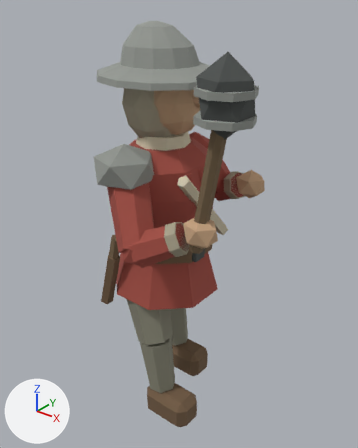
The glTF model assets/3d/models/units/commander_captain.glb, before and after one commit.
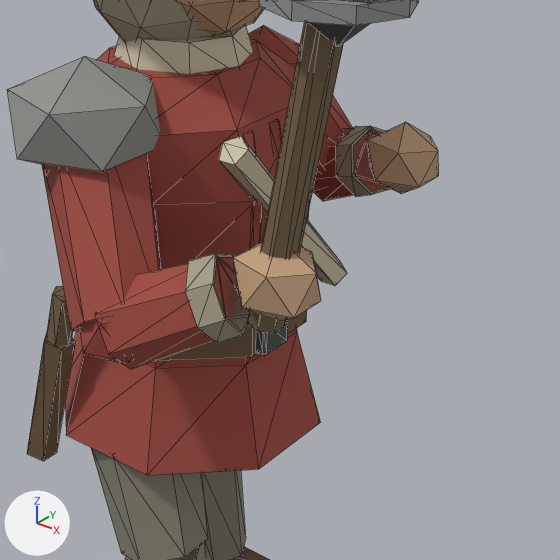
Old and new are each drawn whole from a 50 mm lens placed at (1.354, -1.586, 1.968), pointed at (0.086, -0.001, 0.985) and again close up on the part from 25% to 87% of the width and 27% to 77% of the height. The lights are fixed; the arrows at lower left show +X, +Y and +Z. The last two pictures show the newer version. The close-ups show mesh edges as thin lines. Vertices at exactly the same position are counted once.

Before the edit, the objects in view are built like this:
```python
me_captain_kettle_crown = bpy.data.meshes.new('Captain_kettle_crown')
me_captain_kettle_crown.from_pydata(...)  # 128 vertices, 236 faces; spans x -0.292..0.575, y -0.359..0.257, z 1.2..1.834
me_captain_kettle_crown.materials.append(mat_steel)  # grey #a8aca6
me_captain_padded_jack = bpy.data.meshes.new('Captain_padded_jack')
me_captain_padded_jack.from_pydata(...)  # 216 vertices, 368 faces; spans x -0.245..0.347, y -0.411..0.407, z 0.65..1.35
me_captain_padded_jack.materials.append(mat_team_cloth)  # red #a24d42
me_cone_799 = bpy.data.meshes.new('Cone.799')
me_cone_799.from_pydata(...)  # 70 vertices, 128 faces; spans x -0.173..0.35, y -0.342..0.374, z 1.026..1.71
me_cone_799.materials.append(mat_padded_linen)  # beige #aaa28b
ob_commander_captain_padded_linen = bpy.data.objects.new('commander_captain_padded_linen', me_cone_799)
ob_commander_captain_padded_linen.location = (0.0, 0.0, 0.0)
ob_commander_captain_steel = bpy.data.objects.new('commander_captain_steel', me_captain_kettle_crown)
ob_commander_captain_steel.location = (0.0, 0.0, 0.0)
ob_commander_captain_team_cloth = bpy.data.objects.new('commander_captain_team_cloth', me_captain_padded_jack)
ob_commander_captain_team_cloth.location = (0.0, 0.0, 0.0)
# also in view: 'commander_captain_oak_dark' at (0.186, -0.24, 1.25); 'commander_captain_linen' at (0.063, 0.002, 1.161); 'commander_captain_skin' at (0.199, 0.02, 1.382); 'commander_captain_hose' at (0.0, -0.001, 0.417); 'commander_captain_leather' at (0.026, 0.016, 0.465)
```
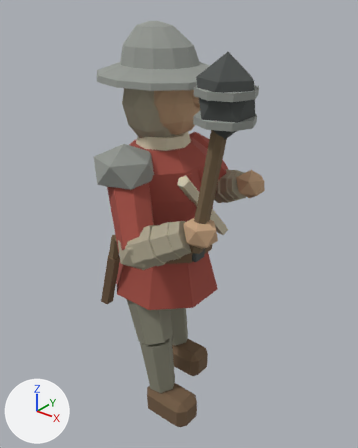
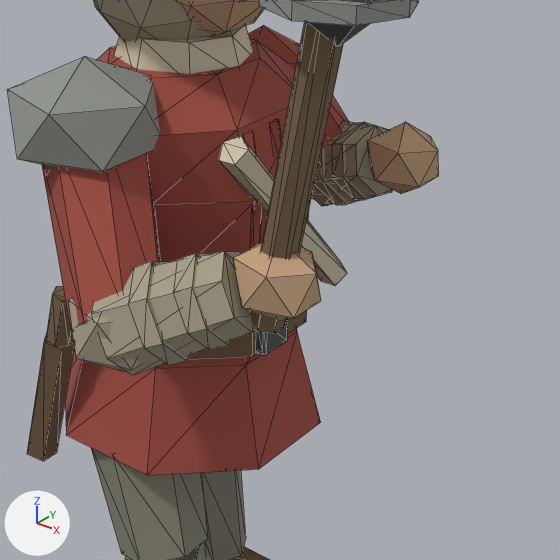
Scene script edits in JSON lines:
```json
{"block": "me_cone_799", "where": "# used by ob_commander_captain_padded_linen; location = (0.0, 0.0, 0.0)"}
{"op": "remove", "block": "me_cone_799", "code": "me_cone_799.from_pydata(...)  # 70 vertices, 128 faces; spans x -0.173..0.35, y -0.342..0.374, z 1.026..1.71"}
{"op": "add", "block": "me_cone_799", "code": "me_cone_799.from_pydata(...)  # 150 vertices, 264 faces; spans x -0.173..0.363, y -0.415..0.417, z 0.932..1.71"}
{"block": "me_cone_799", "change": "me_cone_799 part 1: a new loose piece, an icosphere of 20 faces spanning x 0.07..0.23, y -0.415..-0.265, z 0.932..1.108, in mat_padded_linen (beige #aaa28b)"}
{"block": "me_cone_799", "change": "me_cone_799 part 2: the loose piece of 14 vertices spanning x 0.242..0.35, y -0.342..-0.206, z 1.026..1.16 is rebuilt with 14 vertices and now spans x 0.225..0.331, y -0.354..-0.208, z 1.014..1.157"}
{"block": "me_cone_799", "change": "me_cone_799 part 3: the loose piece of 14 vertices spanning x 0.143..0.242, y 0.237..0.374, z 1.04..1.175 is rebuilt with 14 vertices and now spans x 0.138..0.232, y 0.232..0.381, z 1.033..1.178"}
{"block": "me_cone_799", "change": "me_cone_799 part 4: a new loose piece of 14 vertices spanning x 0.105..0.363, y -0.412..-0.201, z 0.951..1.166, in mat_padded_linen (beige #aaa28b)"}
{"block": "me_cone_799", "change": "me_cone_799 part 5: a new loose piece of 14 vertices spanning x 0.16..0.274, y -0.387..-0.227, z 0.978..1.135, in mat_padded_linen (beige #aaa28b)"}
{"block": "me_cone_799", "change": "me_cone_799 part 6: a new loose piece of 14 vertices spanning x 0.043..0.255, y 0.233..0.417, z 0.989..1.18, in mat_padded_linen (beige #aaa28b)"}
{"block": "me_cone_799", "change": "me_cone_799 part 7: a new loose piece of 14 vertices spanning x 0.085..0.186, y 0.24..0.403, z 1.007..1.165, in mat_padded_linen (beige #aaa28b)"}
{"block": "me_cone_799", "change": "other edits to the shape of me_cone_799 do not show in these pictures"}
{"block": "me_captain_padded_jack", "where": "# used by ob_commander_captain_team_cloth; location = (0.0, 0.0, 0.0)"}
{"op": "remove", "block": "me_captain_padded_jack", "code": "me_captain_padded_jack.from_pydata(...)  # 216 vertices, 368 faces; spans x -0.245..0.347, y -0.411..0.407, z 0.65..1.35"}
{"op": "add", "block": "me_captain_padded_jack", "code": "me_captain_padded_jack.from_pydata(...)  # 164 vertices, 280 faces; spans x -0.245..0.245, y -0.411..0.407, z 0.65..1.35"}
{"block": "me_captain_padded_jack", "change": "me_captain_padded_jack part 8: the loose piece of 14 vertices spanning x 0.048..0.239, y 0.243..0.407, z 0.998..1.169 is deleted"}
{"block": "me_captain_padded_jack", "change": "me_captain_padded_jack part 9: the loose piece of 14 vertices spanning x 0.11..0.347, y -0.404..-0.212, z 0.959..1.155 is deleted"}
{"block": "me_captain_padded_jack", "change": "me_captain_padded_jack part 10: the loose piece of 12 vertices spanning x 0.084..0.216, y -0.403..-0.277, z 0.946..1.094 is deleted"}
{"block": "me_captain_padded_jack", "change": "other edits to the shape of me_captain_padded_jack do not show in these pictures"}
```

Where the change shows, as pixel boxes (x1, y1, x2, y2) in the close-ups (560 x 560 px):
```json
{"object": "commander_captain_team_cloth", "change": "reshaped", "before": [42, 25, 387, 475], "after": [42, 25, 348, 475], "on screen": "11% narrower"}
{"object": "commander_captain_padded_linen", "change": "reshaped", "before": [93, 0, 391, 343], "after": [68, 0, 392, 375]}
{"part": 1, "of": "me_cone_799", "change": "added", "after": [68, 298, 141, 371], "on screen": "beige"}
{"part": 2, "of": "me_cone_799", "change": "rebuilt", "before": [185, 254, 250, 343], "after": [173, 253, 229, 350]}
{"part": 3, "of": "me_cone_799", "change": "rebuilt", "before": [336, 126, 391, 197], "after": [332, 122, 392, 200], "on screen": "9% wider, 10% taller"}
{"part": 4, "of": "me_cone_799", "change": "added", "after": [91, 251, 254, 375], "on screen": "beige"}
{"part": 5, "of": "me_cone_799", "change": "added", "after": [129, 261, 189, 365], "on screen": "beige"}
{"part": 6, "of": "me_cone_799", "change": "added", "after": [312, 124, 392, 206], "on screen": "beige"}
{"part": 7, "of": "me_cone_799", "change": "added", "after": [314, 120, 361, 205], "on screen": "beige"}
{"part": 8, "of": "me_captain_padded_jack", "change": "deleted", "before": [313, 128, 387, 201], "on screen": "red"}
{"part": 9, "of": "me_captain_padded_jack", "change": "deleted", "before": [95, 257, 249, 369], "on screen": "red"}
{"part": 10, "of": "me_captain_padded_jack", "change": "deleted", "before": [80, 319, 133, 364], "on screen": "red"}
```
